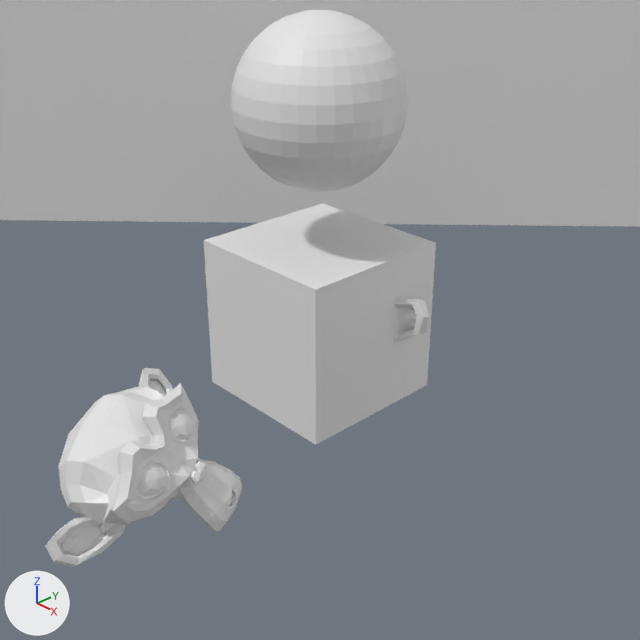
The Blender file code/util/file.blend, before and after one commit.
Camera for both pictures: the file's camera 'Camera'. The axes (+X, +Y, +Z) are drawn at lower left. The lights are the same throughout. The older version comes first.

The first picture shows 'Cube', 'Plane_BG', 'Sphere', 'Suzanne', 'Suzanne.001'.
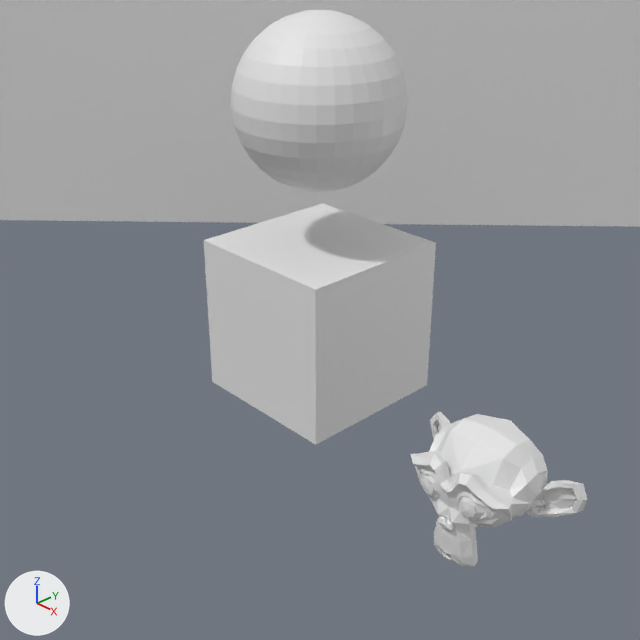
The edits, one by one:
Object 'Suzanne' (ob_suzanne) moves from (0.0, 0.0, 0.0) to (3.6, -1.36, 0.0).
Object 'Suzanne' (ob_suzanne) is rescaled from (1.0, 1.0, 1.0) to (0.634, 0.634, 0.634).
Object 'Suzanne.001' (ob_suzanne_001) is deleted.

Changed parts and their boxes (x1, y1, x2, y2) in the pictures (640 x 640 px):
'Suzanne.001', deleted: before (45, 368, 242, 568)
'Suzanne', moved, rescaled: before (393, 298, 429, 342); after (410, 412, 587, 567)
